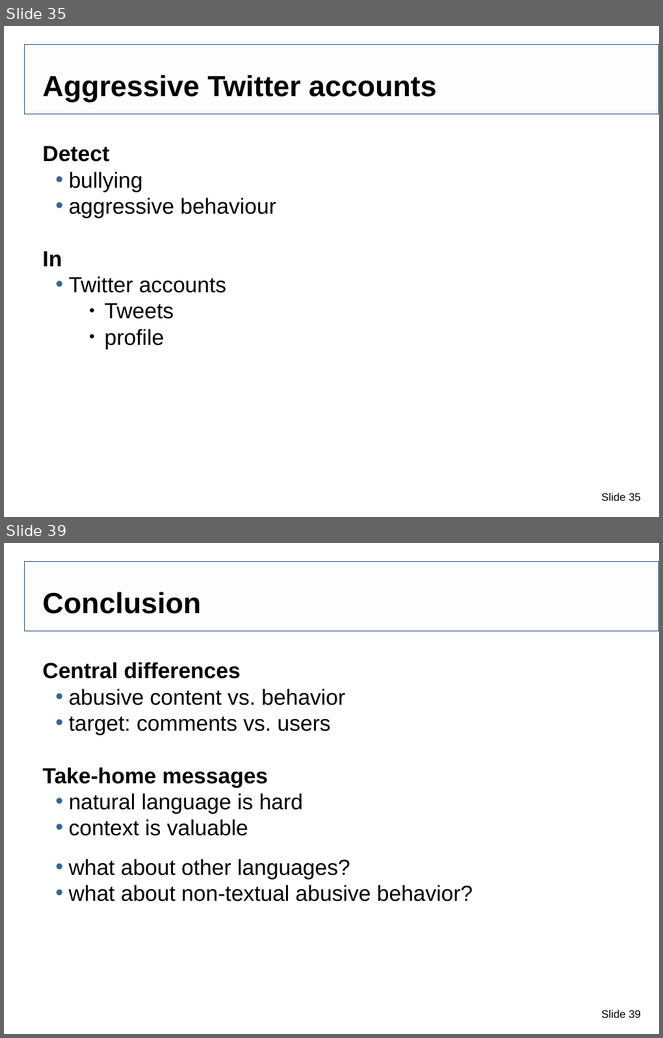
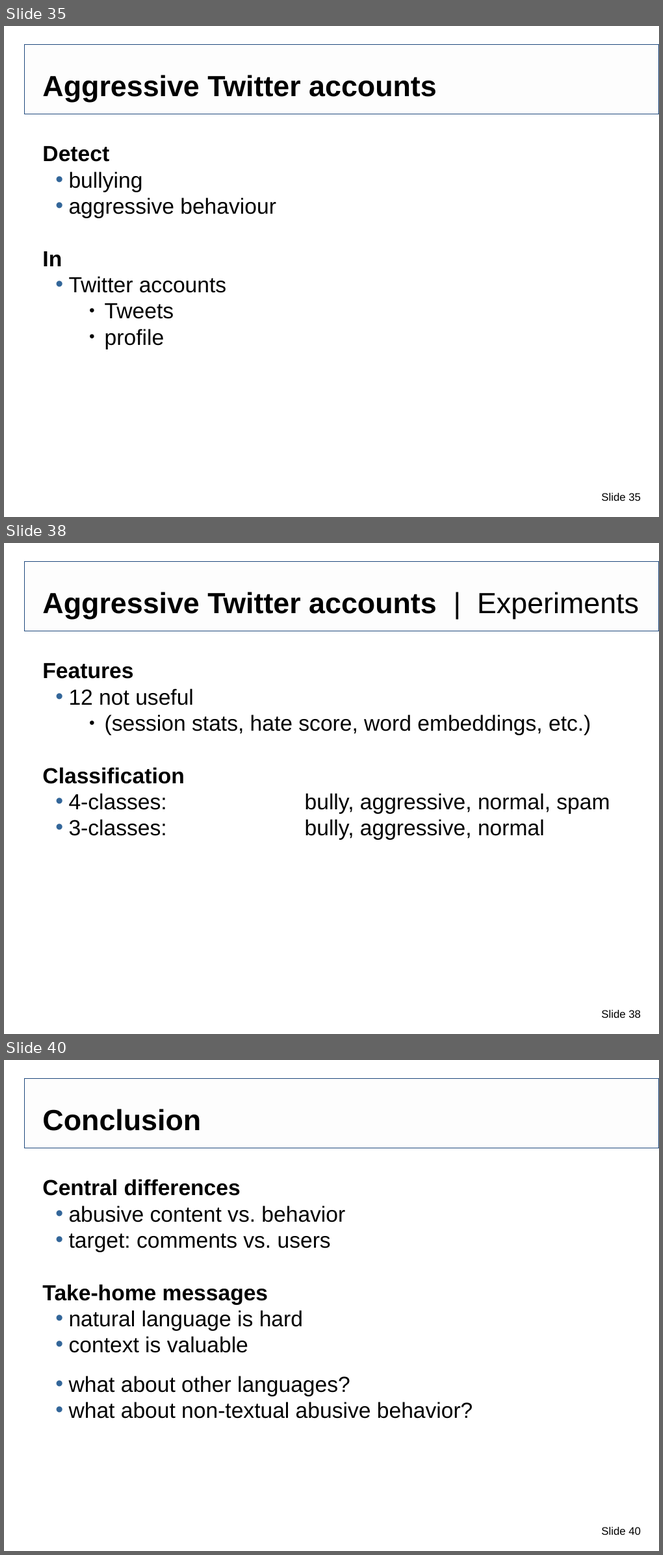
Before and after one commit to IllDepence/websci_ss2017, a slide deck: pres/Tarek_Saier_Abusive_behavior_in_social_media.odp. Shown one above the other, each under a label of ours: slides 35 and 39 before the commit, slides 35, 38 and 40 after it; the slides between them are not shown. The pictures are 663x1038 and 663x1555 pixels, drawn with LibreOffice and Linux fonts; fonts in the diff are those of the drawing; background and template pictures are left out. Boxes give left, top, right and bottom in pixels: in the first picture for what was removed or moved away, otherwise in the second. Text is boxed around its words. In the diff, an @@ line names an element or a change of style, - is before the commit and + after.

```diff
--- a/pres/Tarek_Saier_Abusive_behavior_in_social_media.odp
+++ b/pres/Tarek_Saier_Abusive_behavior_in_social_media.odp
@@ slide 38 added at box(4, 543, 659, 1034), background #FFFFFF; not listed: 3 template elements that a slide beside it also shows @@
@@ text added at box(42, 592, 639, 619), 32 pt, text #000000, bold @@
+Aggressive Twitter accounts | Experiments
@@ text added at box(42, 663, 591, 836), 24 pt, text #000000 @@
+Features
+  • 12 not useful
+      ● (session stats, hate score, word embeddings, etc.)
+Classification
+  • 4-classes: bully, aggressive, normal, spam
+  • 3-classes: bully, aggressive, normal
@@ what was slide 39 is now slide 40 @@
@@ page number at box(601, 1527, 641, 1535): text changed @@
-Slide 39
+Slide 40
```
Also in this commit, not shown: 4 slides changed, 1 other file.
